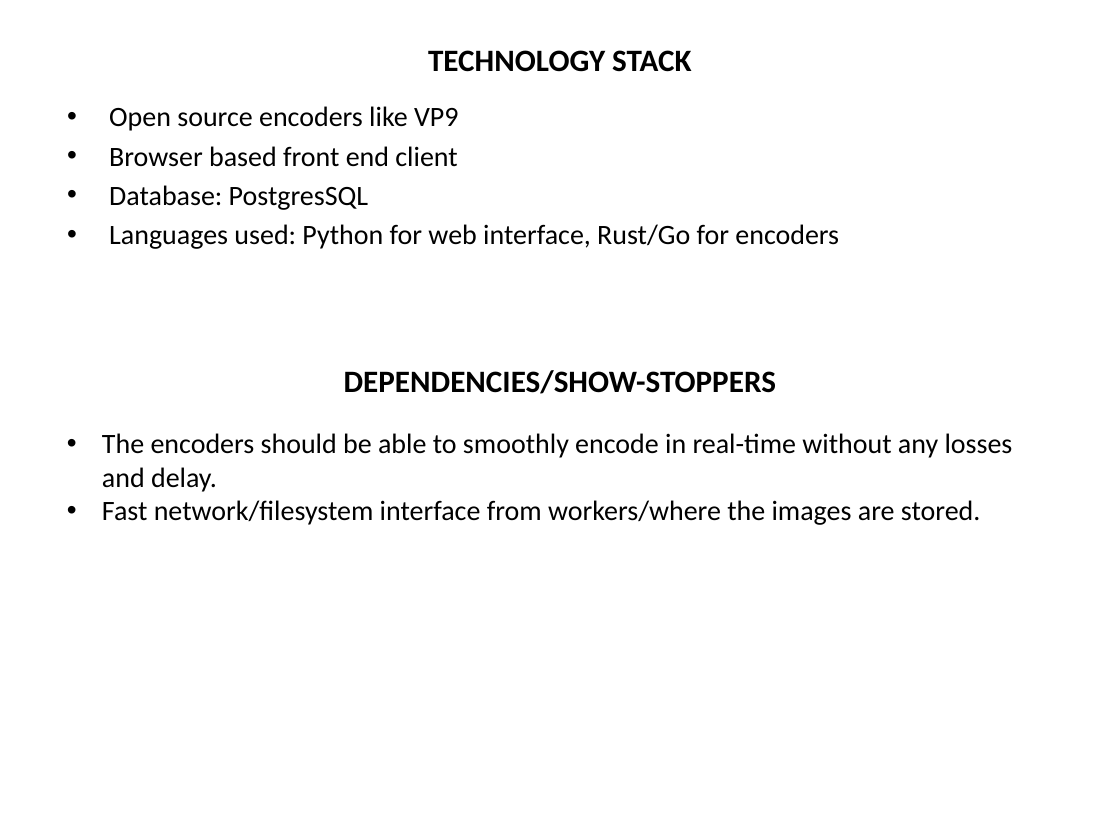
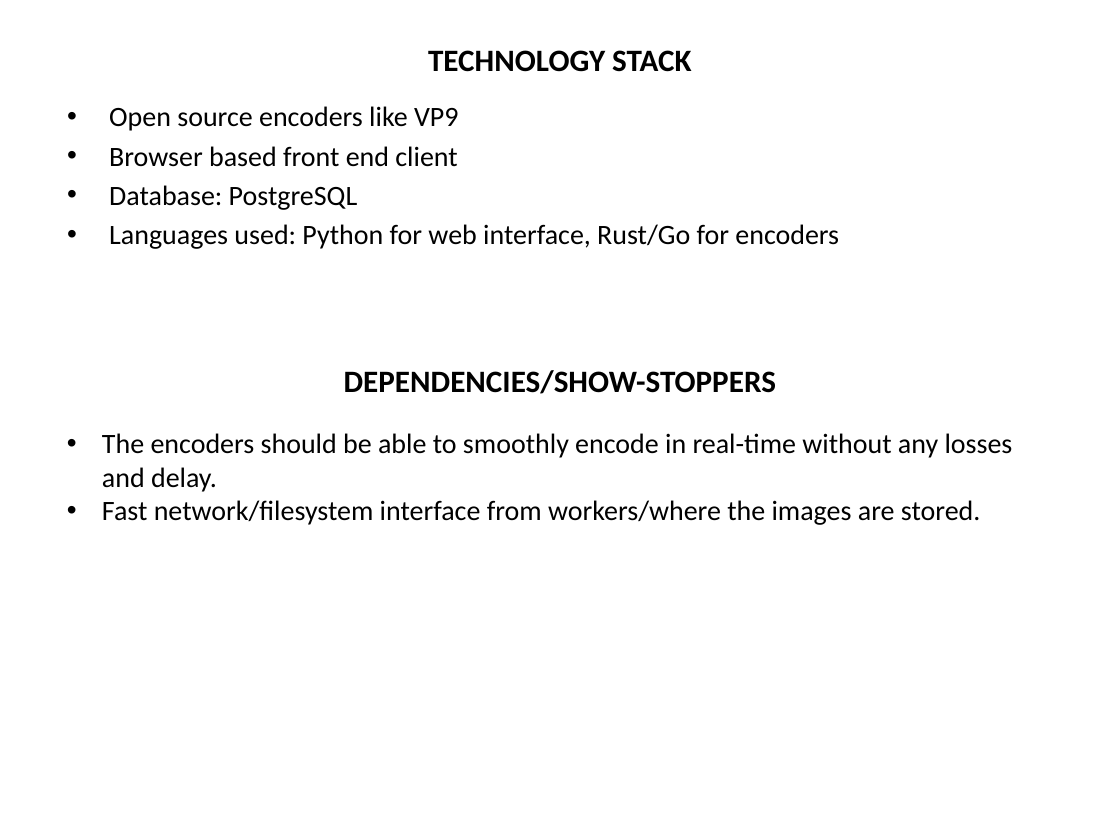
Before and after one commit to Dashree/sih2018, a slide deck: slide 2 of Gov_templates/Customized_animation.pptx. Drawn at 1120x840 pixels with LibreOffice and Linux fonts; fonts in the diff are those of the drawing. Boxes give left, top, right and bottom in pixels: in the first picture for what was removed or moved away, otherwise in the second. Text is boxed around its words. In the diff, an @@ line names an element or a change of style, - is before the commit and + after.

```diff
--- a/Gov_templates/Customized_animation.pptx
+++ b/Gov_templates/Customized_animation.pptx
@@ text at (109,185,358,210): text changed @@
-• Database: PostgresSQL
+• Database: PostgreSQL
```
Also in this commit, not shown: 1 slide added.
